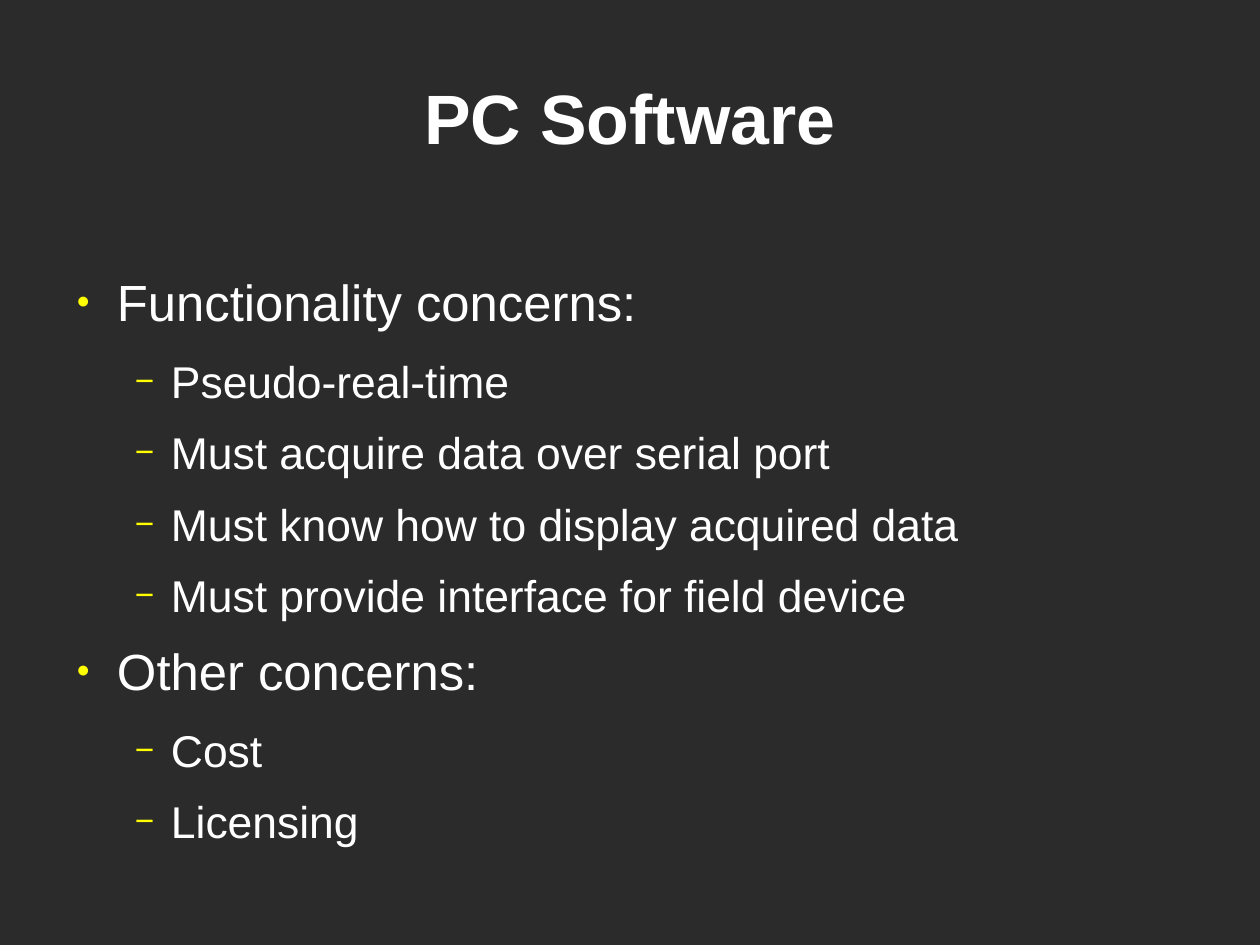
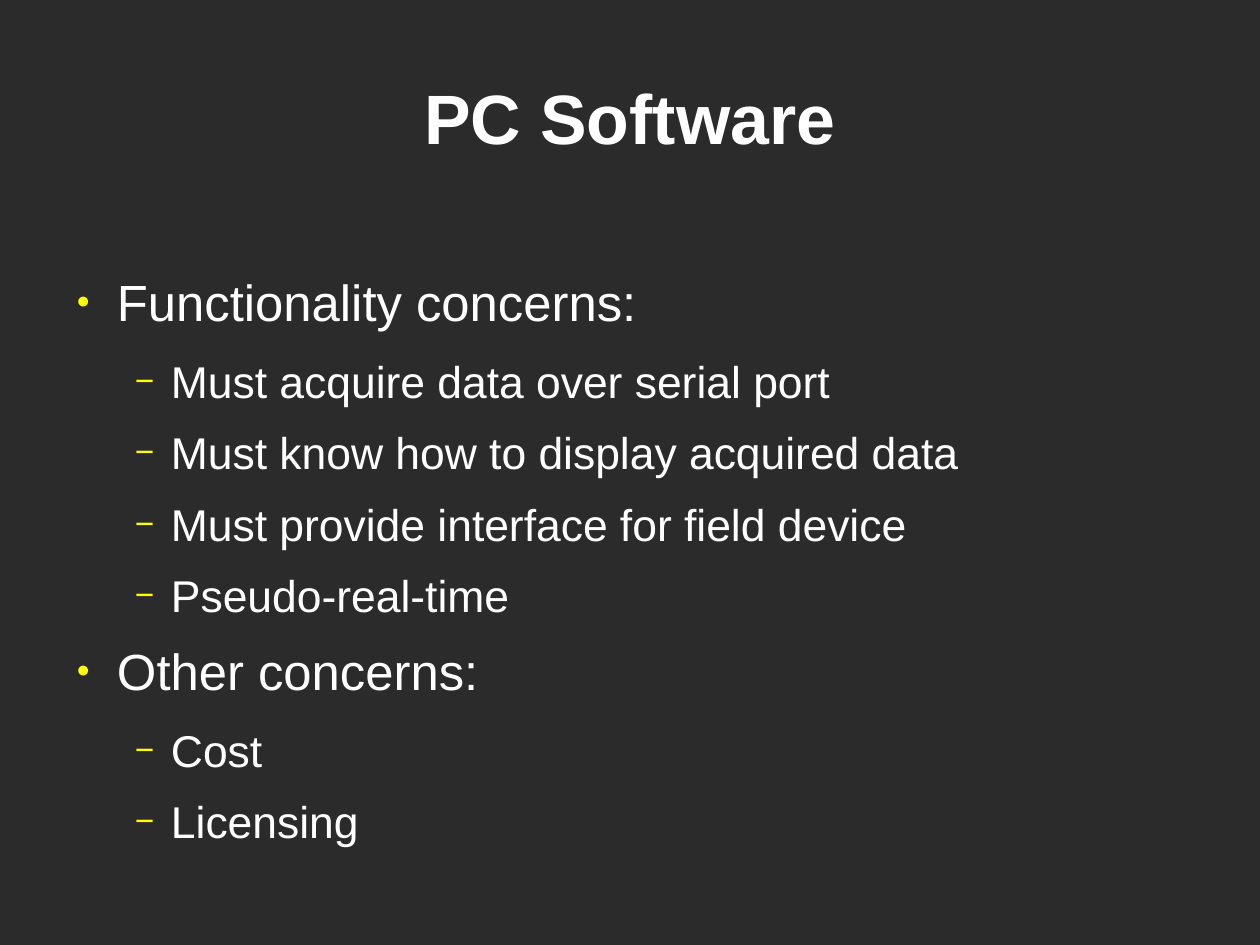
Before and after one commit to lordofhyphens/ece495a, a slide deck: slide 8 of forms/ProgressPresentation.odp. Drawn at 1260x945 pixels with LibreOffice and Linux fonts; fonts in the diff are those of the drawing; background and template pictures are left out; a plain dark background stands for a picture behind light text. Boxes give left, top, right and bottom in pixels: in the first picture for what was removed or moved away, otherwise in the second. Text is boxed around its words. In the diff, an @@ line names an element or a change of style, - is before the commit and + after.

Commit message:
Updated one of my slides for the progress report presentation.

```diff
--- a/forms/ProgressPresentation.odp
+++ b/forms/ProgressPresentation.odp
@@ text at bbox=[171, 365, 509, 399]: paragraph removed @@
-  − Pseudo-real-time
@@ text at bbox=[171, 579, 509, 613]: paragraph added @@
+  − Pseudo-real-time
```
